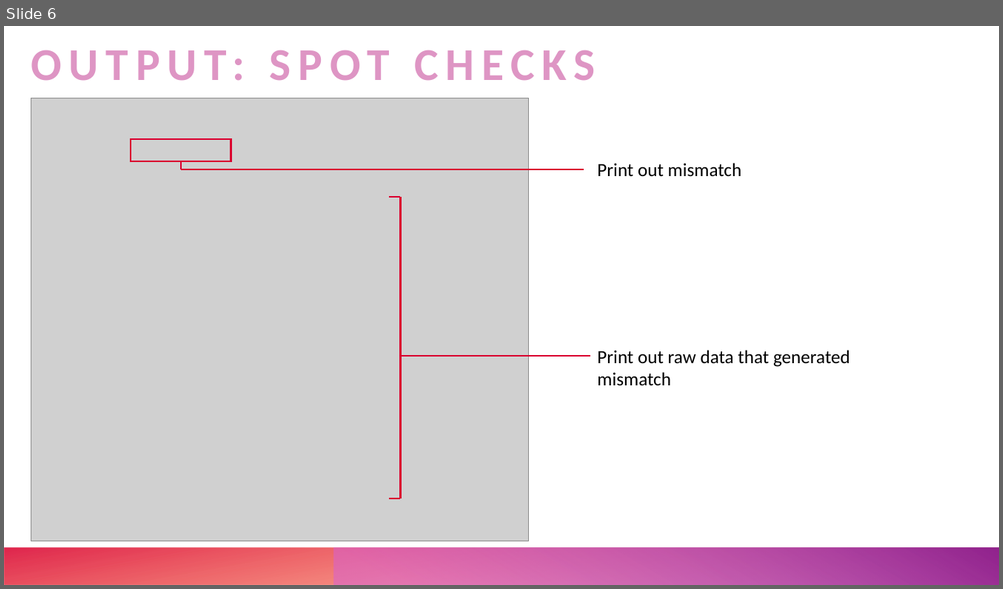
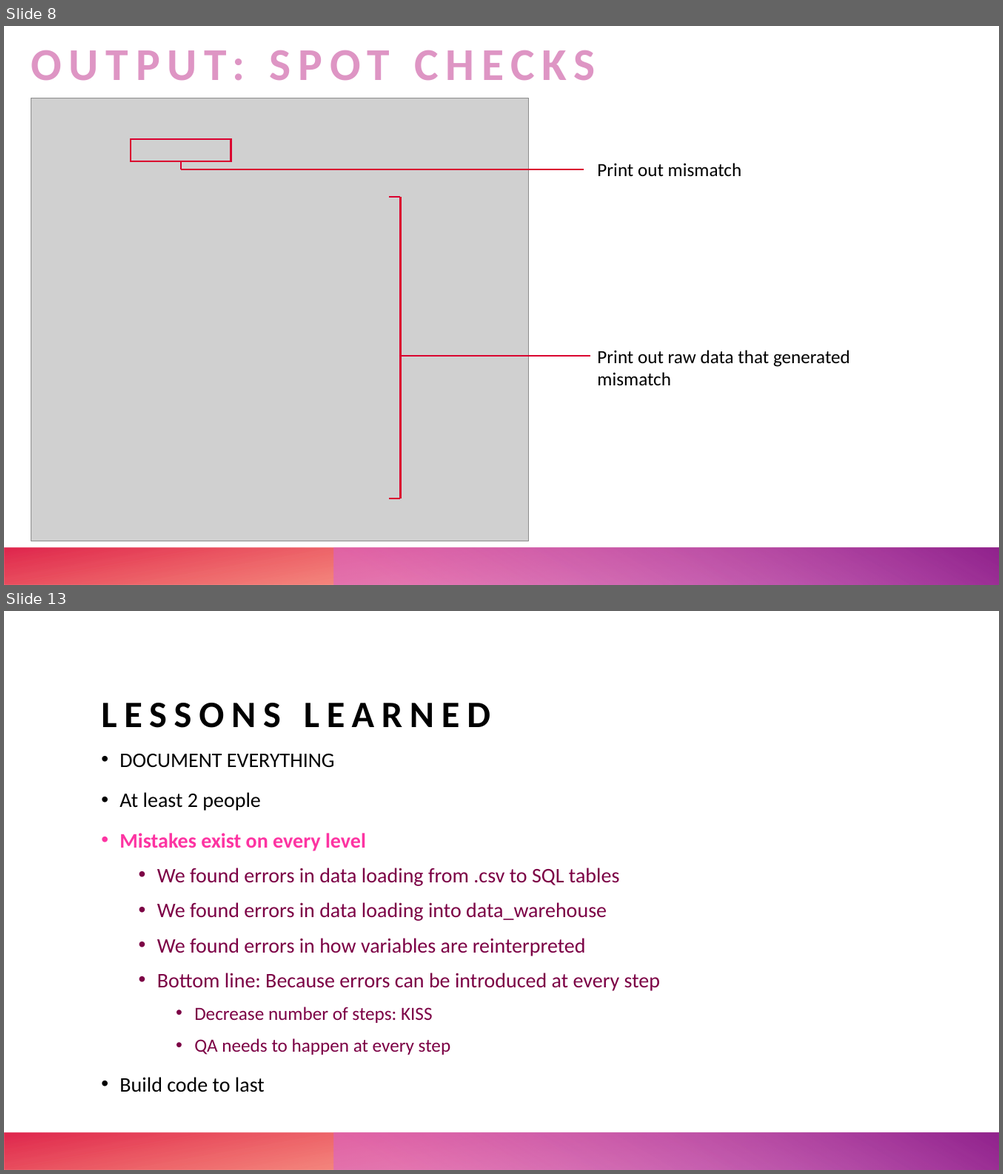
Before and after one commit to UTHealthCHCD-TACC/uthealth-dw, a slide deck: greenplum/datawarehouse/documentation/data-warehouse-QA-summary.pptx. Shown one above the other, each under a label of ours: slide 6 before the commit, slides 8 and 13 after it; the slides between them are not shown. The pictures are 1003x589 and 1003x1174 pixels, drawn with LibreOffice and Linux fonts; fonts in the diff are those of the drawing; grey boxes stand for pictures. Boxes give left, top, right and bottom in pixels: in the first picture for what was removed or moved away, otherwise in the second. Text is boxed around its words. In the diff, an @@ line names an element or a change of style, - is before the commit and + after.

```diff
--- a/greenplum/datawarehouse/documentation/data-warehouse-QA-summary.pptx
+++ b/greenplum/datawarehouse/documentation/data-warehouse-QA-summary.pptx
@@ slide 13 added at bbox=[4, 611, 999, 1170], background #FFFFFF; not listed: 2 template elements that a slide beside it also shows @@
@@ title added at bbox=[101, 703, 490, 728], 36 pt, text #000000, bold @@
+LESSONS LEARNED
@@ text added at bbox=[119, 753, 660, 1093], 20 pt, text #7D0145 @@
+• DOCUMENT EVERYTHING
+• At least 2 people
+• Mistakes exist on every level
+  • We found errors in data loading from .csv to SQL tables
+  • We found errors in data loading into data_warehouse
+  • We found errors in how variables are reinterpreted
+  • Bottom line: Because errors can be introduced at every step
+    • Decrease number of steps: KISS
+    • QA needs to happen at every step
+• Build code to last
@@ what was slide 6 is now slide 8 @@
```
Also in this commit, not shown: 6 slides changed, 7 other slides added, 3 slides removed, 6 other files.
